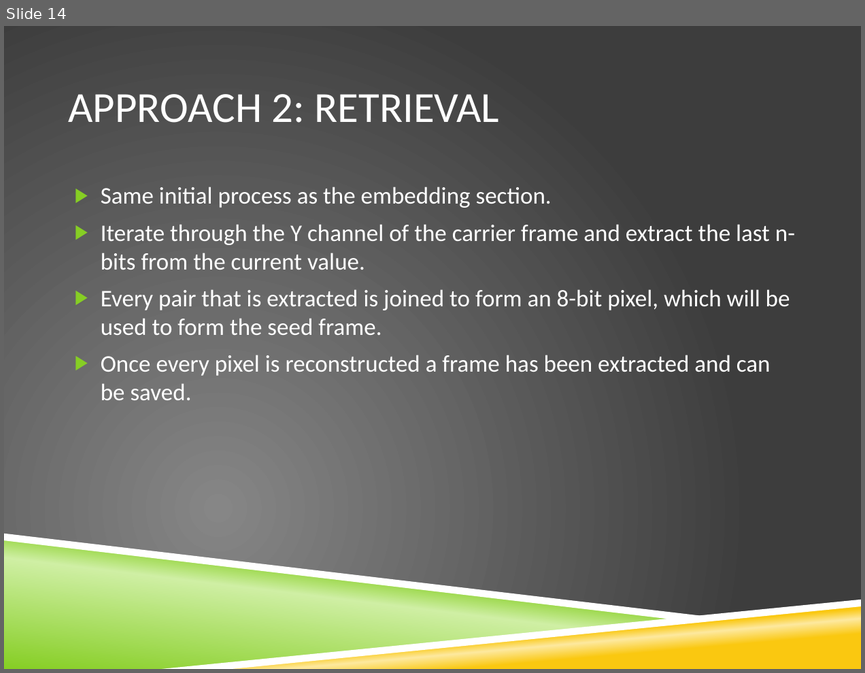
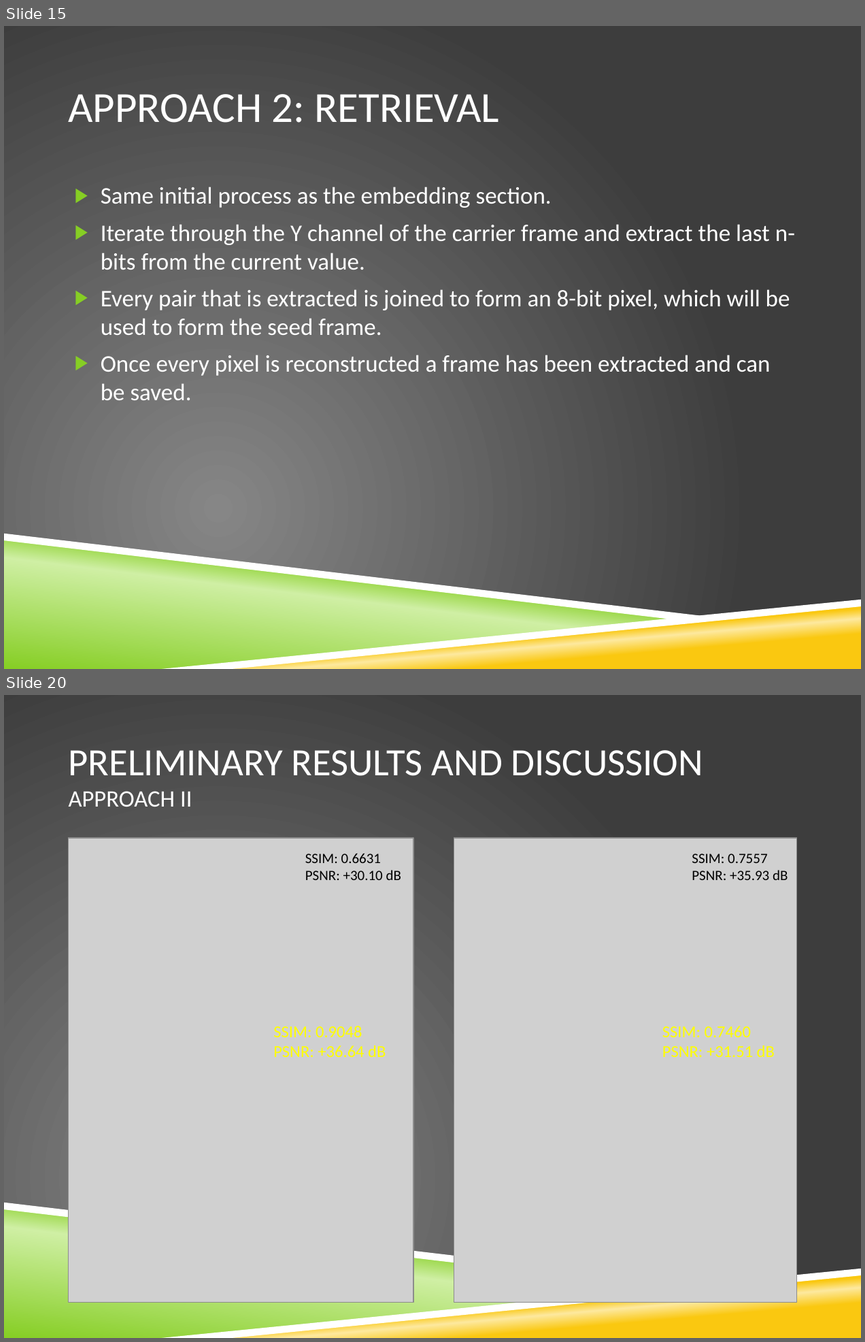
Before and after one commit to grpbwl/videoSteganography, a slide deck: results/CSE509_Video_Steganography.pptx. Shown one above the other, each under a label of ours: slide 14 before the commit, slides 15 and 20 after it; the slides between them are not shown. The pictures are 865x673 and 865x1342 pixels, drawn with LibreOffice and Linux fonts; fonts in the diff are those of the drawing; grey boxes stand for pictures; background and template pictures are left out. Boxes give left, top, right and bottom in pixels: in the first picture for what was removed or moved away, otherwise in the second. Text is boxed around its words. In the diff, an @@ line names an element or a change of style, - is before the commit and + after.

```diff
--- a/results/CSE509_Video_Steganography.pptx
+++ b/results/CSE509_Video_Steganography.pptx
@@ slide 20 added at <box>4,695,861,1338</box>, background picture (left out); not listed: 4 template elements that a slide beside it also shows @@
@@ title added at <box>68,750,703,807</box>, 32.4 pt, text #FFFFFF @@
+PRELIMINARY RESULTS AND DISCUSSION
+APPROACH II
@@ picture added at <box>68,838,413,1302</box> @@
@@ text added at <box>305,853,401,880</box>, 12 pt, text #000000 @@
+SSIM: 0.6631
+PSNR: +30.10 dB
@@ picture added at <box>454,838,797,1302</box> @@
@@ text added at <box>691,853,787,880</box>, 12 pt, text #000000 @@
+SSIM: 0.7557
+PSNR: +35.93 dB
@@ text added at <box>273,1025,385,1057</box>, 14 pt, text #FFFF00 @@
+SSIM: 0.9048
+PSNR: +36.64 dB
@@ text added at <box>662,1025,774,1057</box>, 14 pt, text #FFFF00 @@
+SSIM: 0.7460
+PSNR: +31.51 dB
@@ what was slide 14 is now slide 15 @@
```
Also in this commit, not shown: 7 slides changed, 5 other slides added.
